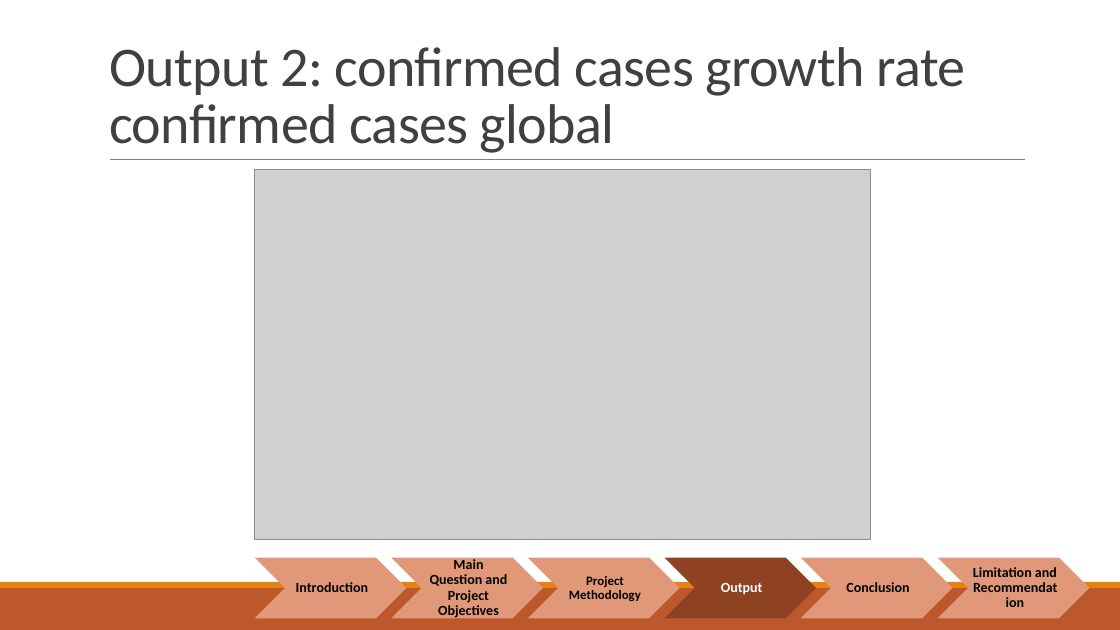
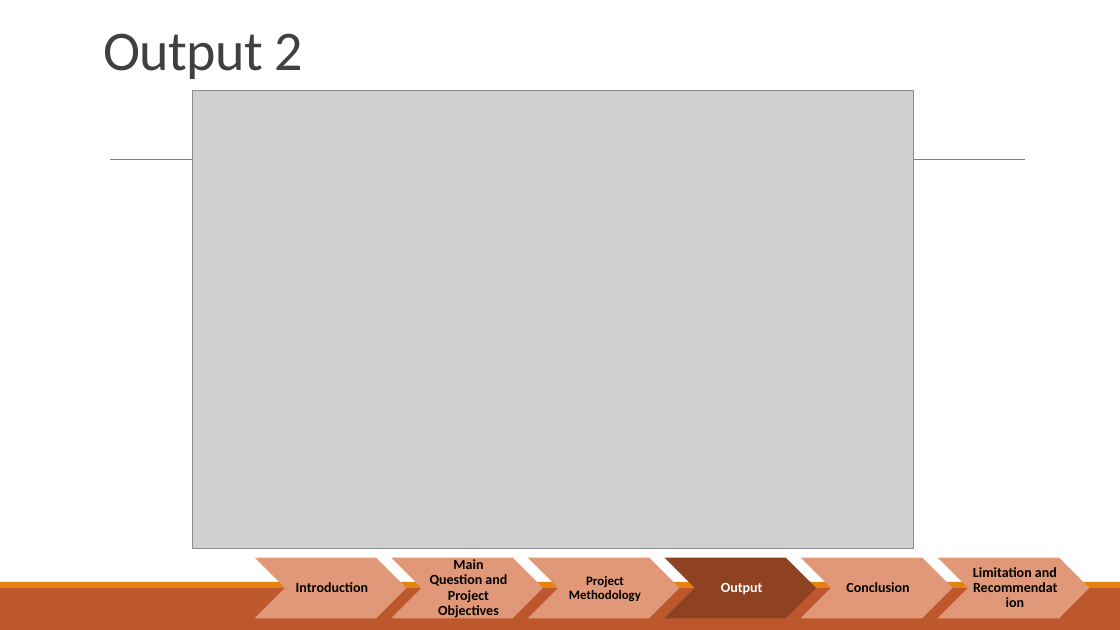
Before and after one commit to NormanGwinn/Project1_Group1, a slide deck: slide 7 of COVID-19-gini.pptx. Drawn at 1120x630 pixels with LibreOffice and Linux fonts; fonts in the diff are those of the drawing; grey boxes stand for pictures. Boxes give left, top, right and bottom in pixels: in the first picture for what was removed or moved away, otherwise in the second. Text is boxed around its words. In the diff, an @@ line names an element or a change of style, - is before the commit and + after.

```diff
--- a/COVID-19-gini.pptx
+++ b/COVID-19-gini.pptx
@@ title at (103,33,302,79): text changed @@
-Output 2: confirmed cases growth rate confirmed cases global
+Output 2
@@ picture: place and size @@
-picture at (255,170,870,539)
+picture at (192,91,914,549)
```
Also in this commit, not shown: 7 other slides changed.
